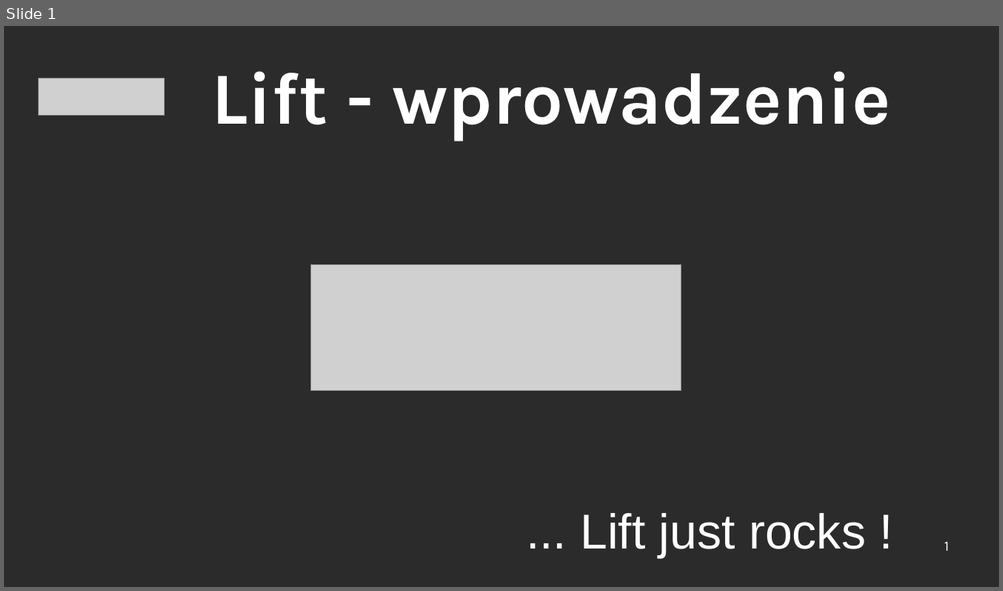
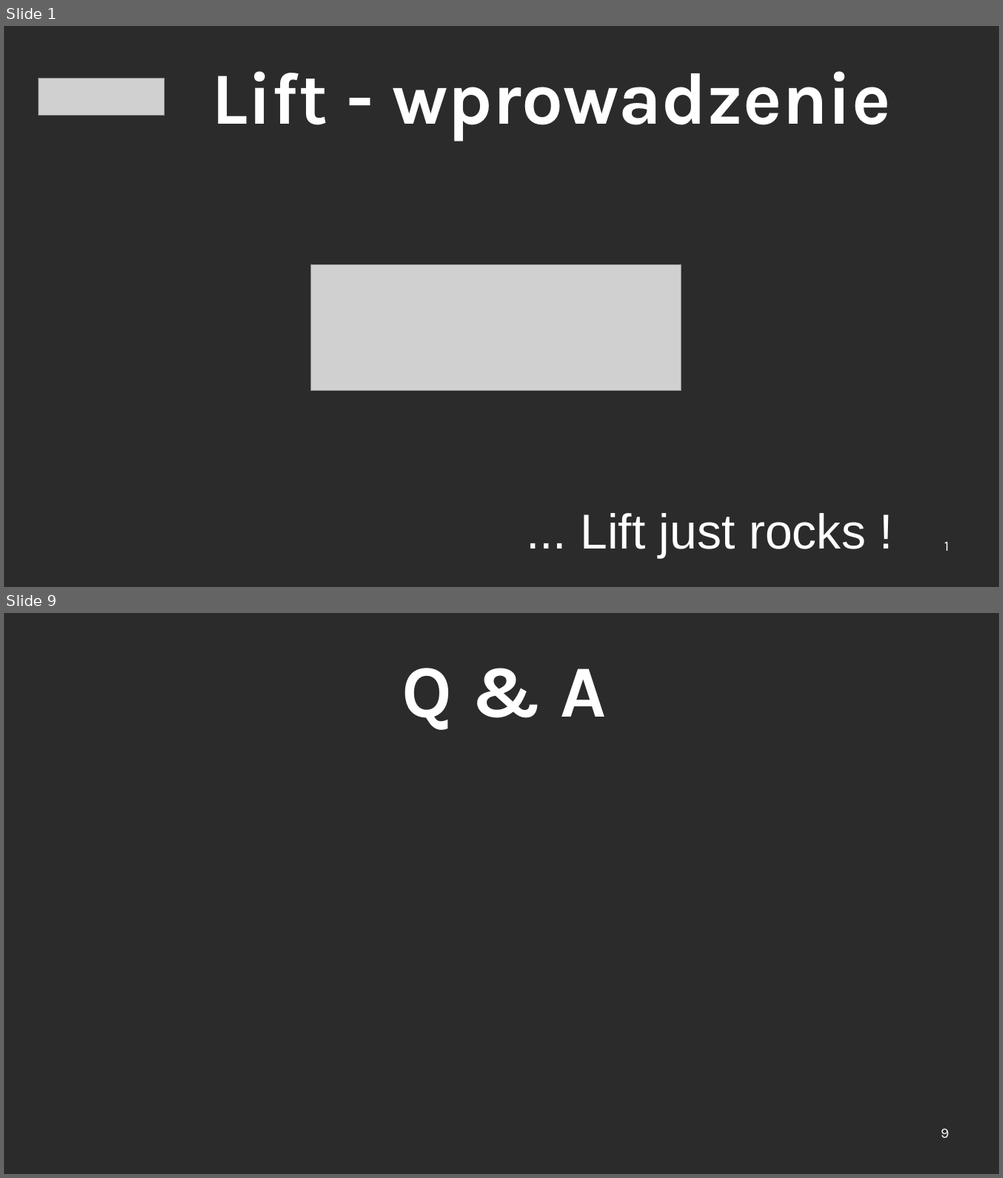
Before and after one commit to ScalaConsultants/lift-rest-demo, a slide deck: doc/lift-demo.odp. Shown one above the other, each under a label of ours: slide 1 before the commit, slides 1 and 9 after it; the slides between them are not shown. The pictures are 1003x591 and 1003x1178 pixels, drawn with LibreOffice and Linux fonts; fonts in the diff are those of the drawing; grey boxes stand for pictures; background and template pictures are left out; a plain dark background stands for a picture behind light text. Boxes give left, top, right and bottom in pixels: in the first picture for what was removed or moved away, otherwise in the second. Text is boxed around its words. In the diff, an @@ line names an element or a change of style, - is before the commit and + after.

```diff
--- a/doc/lift-demo.odp
+++ b/doc/lift-demo.odp
@@ slide 9 added at [4,613,999,1174], background picture (left out) @@
@@ title added at [401,668,606,730], 72 pt, text #FFFFFF, bold @@
+Q & A
@@ page number added at [940,1128,948,1138], 14 pt, text #FFFFFF @@
+9
```
Also in this commit, not shown: 8 other slides added, 9 slides removed.
